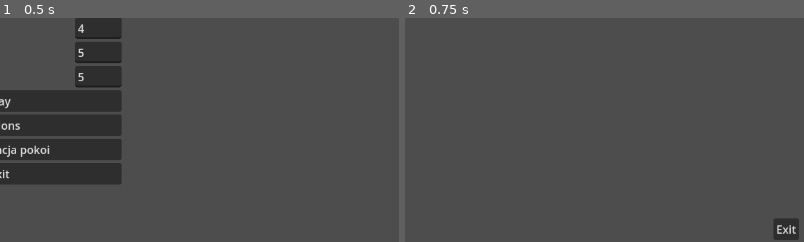
Above: before the commit, frames 1-2 (left to right).
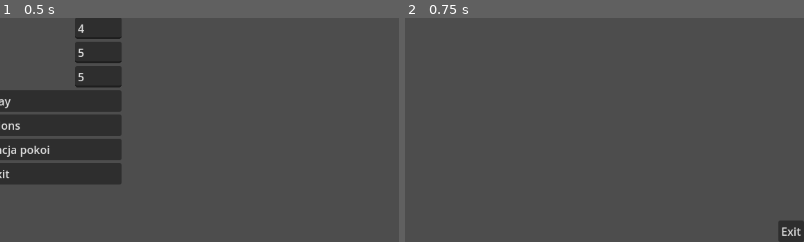
Above: after the commit, the same moments.

Repository: super12pl/strona25
Game: Godot game, scene res://scenes/Menu.tscn
The game is run twice, just before and just after one commit, with the same random seed, the same clock (stepped at 60 frames per second) and the same inputs.
Inputs:
- Up to frame 1 (0.5 s): no input
- Up to frame 2 (0.75 s): click "Play" at 0.5 s
The pictures show only the part of the screen within x 50-100%, y 50-100%; the shares and areas given below are measured in that part.

Frame 1 is identical in both runs. In frame 2, 0.4% of the frame differs, in the area x 92-100%, y 89-100%.

Commit message:
exit w prawym dolnym rogu :3

Diff:
--- a/scenes/gra.tscn
+++ b/scenes/gra.tscn
@@ -5,7 +5,11 @@
 
 [node name="Gra" type="Control"]
 layout_mode = 3
-anchors_preset = 0
+anchors_preset = 15
+anchor_right = 1.0
+anchor_bottom = 1.0
+grow_horizontal = 2
+grow_vertical = 2
 script = ExtResource("1_ku1yj")
 
 [node name="Control" type="Control" parent="."]
@@ -16,12 +20,29 @@
 
 [node name="TileMap" parent="Control" instance=ExtResource("1_sx0l2")]
 
-[node name="Button" type="Button" parent="."]
-layout_mode = 0
-offset_left = 1108.0
-offset_top = 614.0
-offset_right = 1145.0
-offset_bottom = 645.0
+[node name="Control2" type="Control" parent="."]
+layout_mode = 1
+anchors_preset = 3
+anchor_left = 1.0
+anchor_top = 1.0
+anchor_right = 1.0
+anchor_bottom = 1.0
+offset_left = -40.0
+offset_top = -40.0
+grow_horizontal = 0
+grow_vertical = 0
+
+[node name="Button" type="Button" parent="Control2"]
+layout_mode = 1
+anchors_preset = 3
+anchor_left = 1.0
+anchor_top = 1.0
+anchor_right = 1.0
+anchor_bottom = 1.0
+offset_left = -37.0
+offset_top = -31.0
+grow_horizontal = 0
+grow_vertical = 0
 text = "Exit"
 
-[connection signal="pressed" from="Button" to="." method="_on_button_pressed"]
+[connection signal="pressed" from="Control2/Button" to="." method="_on_button_pressed"]
